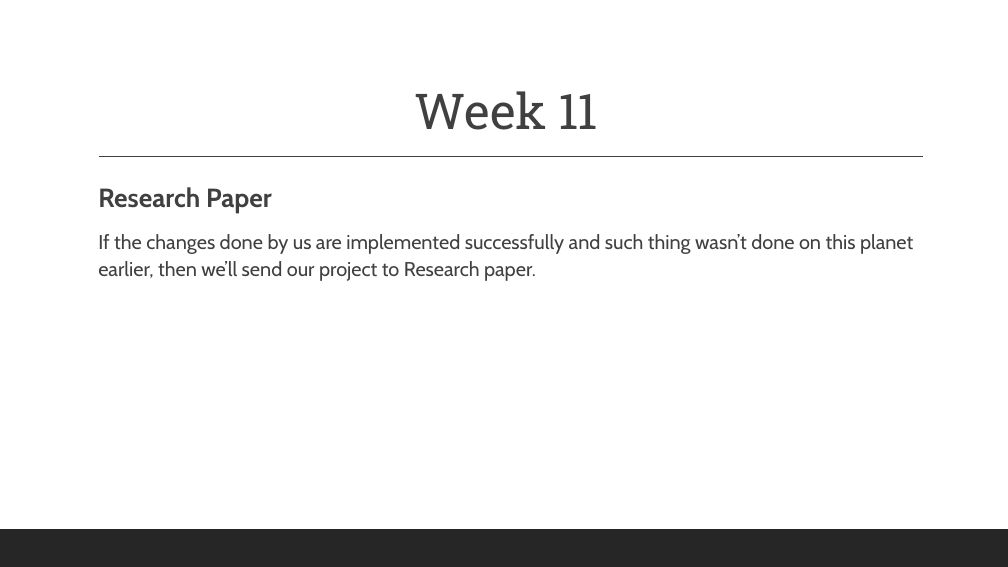
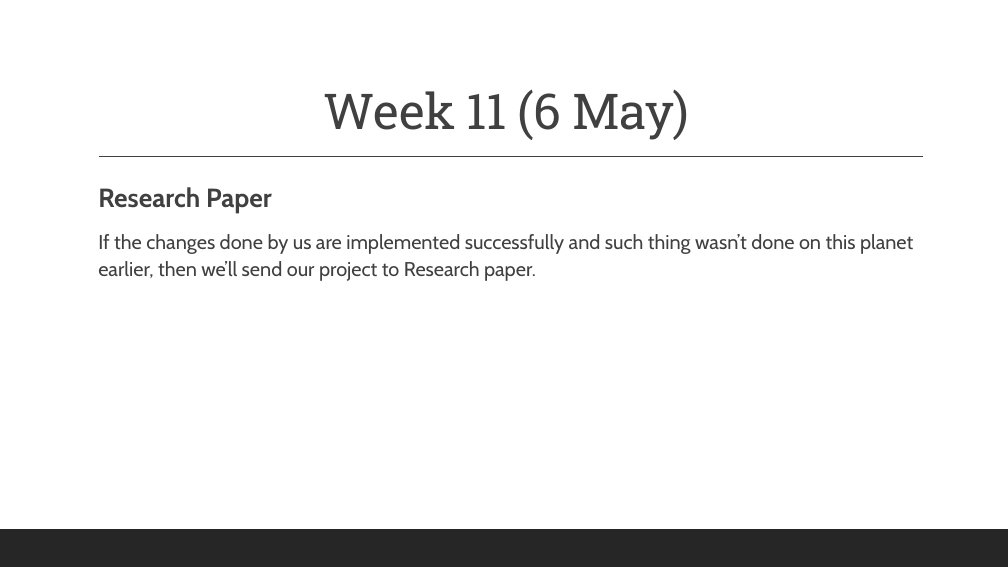
Before and after one commit to akashpapnai/Capstone-project, a slide deck: slide 14 of ppts/Capstone Timeline.pptx. Drawn at 1008x567 pixels with LibreOffice and Linux fonts; fonts in the diff are those of the drawing. Boxes give left, top, right and bottom in pixels: in the first picture for what was removed or moved away, otherwise in the second. Text is boxed around its words. In the diff, an @@ line names an element or a change of style, - is before the commit and + after.

```diff
--- a/ppts/Capstone Timeline.pptx
+++ b/ppts/Capstone Timeline.pptx
@@ title at bbox=[323, 89, 690, 140]: text changed @@
-Week 11
+Week 11 (6 May)
```
Also in this commit, not shown: 10 other slides changed, 1 slide added.
